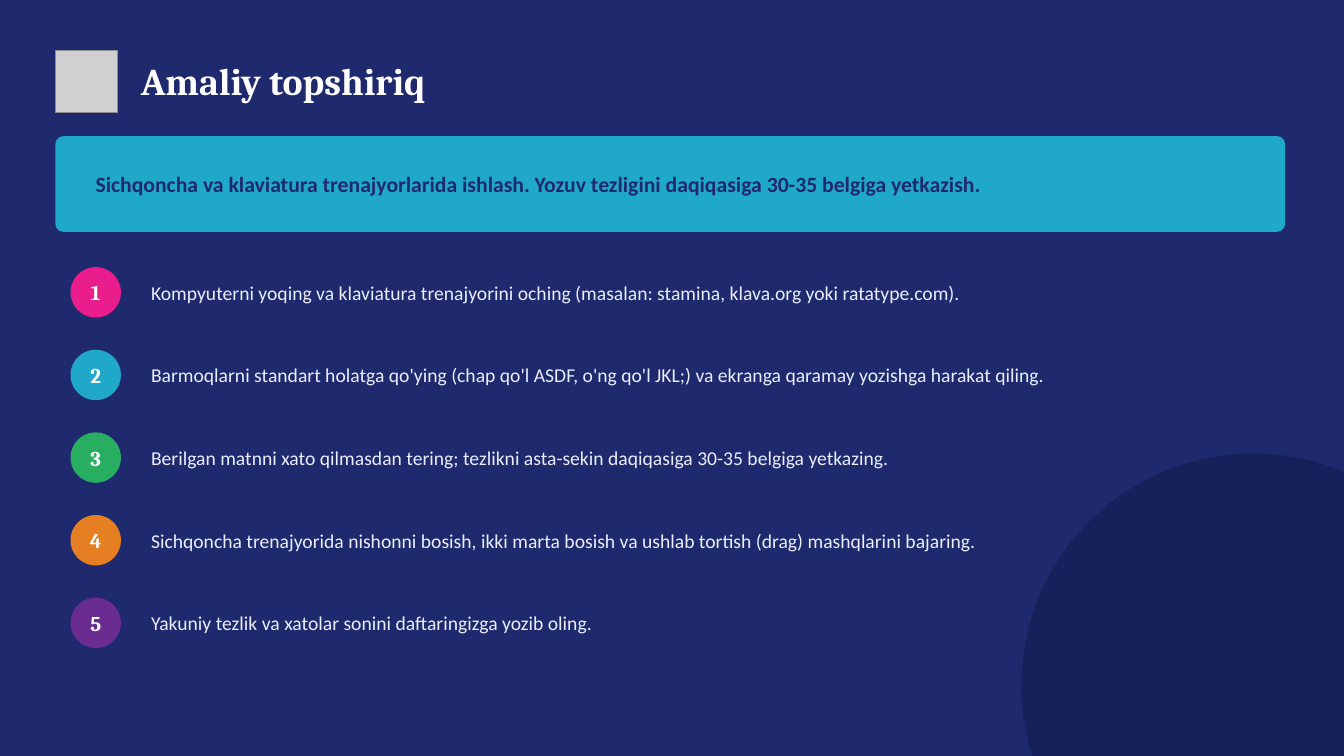
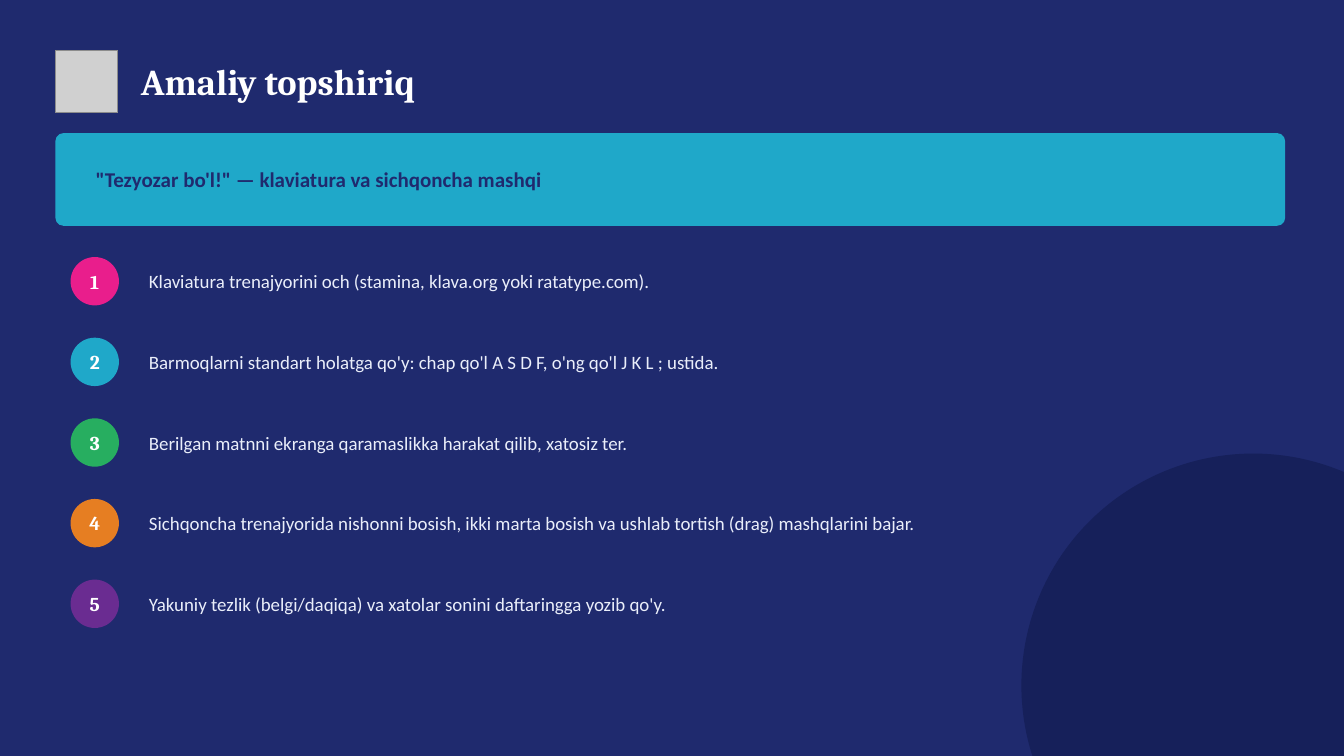
Before and after one commit to Xusanbek0039/kompyuter_savodxonligi_it_shaharcha, a slide deck: slide 5 of 01-dars - Kompyuter tuzilishi, tashqi va ichki qurilmalar/01-dars - Slayd.pptx (slide 6 before the commit). Drawn at 1344x756 pixels with LibreOffice and Linux fonts; fonts in the diff are those of the drawing; grey boxes stand for pictures. Boxes give left, top, right and bottom in pixels: in the first picture for what was removed or moved away, otherwise in the second. Text is boxed around its words. In the diff, an @@ line names an element or a change of style, - is before the commit and + after.

```diff
--- a/01-dars - Kompyuter tuzilishi, tashqi va ichki qurilmalar/01-dars - Slayd.pptx
+++ b/01-dars - Kompyuter tuzilishi, tashqi va ichki qurilmalar/01-dars - Slayd.pptx
@@ text "Amaliy topshiriq" at (141, 69, 415, 103): size 27 to 26 pt @@
@@ rounded rectangle: place and size @@
-rounded rectangle at (55, 136, 1286, 232)
+rounded rectangle at (55, 133, 1286, 226)
@@ rounded rectangle at (55, 133, 1286, 226): proportions changed @@
@@ text at (96, 172, 541, 190): text changed; size 15.5 to 15 pt @@
-Sichqoncha va klaviatura trenajyorlarida ishlash. Yozuv tezligini daqiqasiga 30-35 belgiga yetkazish.
+"Tezyozar bo'l!" — klaviatura va sichqoncha mashqi
@@ text at (149, 274, 649, 291): text changed; size 14 to 13.5 pt @@
-Kompyuterni yoqing va klaviatura trenajyorini oching (masalan: stamina, klava.org yoki ratatype.com).
+Klaviatura trenajyorini och (stamina, klava.org yoki ratatype.com).
@@ 2 texts, 2 ellipses: place and size @@
-2 texts, 2 ellipses at (71, 267, 121, 400)
+2 texts, 2 ellipses at (71, 257, 119, 386)
@@ text at (149, 356, 718, 373): text changed; size 14 to 13.5 pt @@
-Barmoqlarni standart holatga qo'ying (chap qo'l ASDF, o'ng qo'l JKL;) va ekranga qaramay yozishga harakat qiling.
+Barmoqlarni standart holatga qo'y: chap qo'l A S D F, o'ng qo'l J K L ; ustida.
@@ text at (149, 437, 627, 454): text changed; size 14 to 13.5 pt @@
-Berilgan matnni xato qilmasdan tering; tezlikni asta-sekin daqiqasiga 30-35 belgiga yetkazing.
+Berilgan matnni ekranga qaramaslikka harakat qilib, xatosiz ter.
@@ 2 texts, 2 ellipses: place and size @@
-2 texts, 2 ellipses at (71, 433, 121, 566)
+2 texts, 2 ellipses at (71, 418, 119, 547)
@@ text at (149, 516, 914, 534): text changed; size 14 to 13.5 pt @@
-Sichqoncha trenajyorida nishonni bosish, ikki marta bosish va ushlab tortish (drag) mashqlarini bajaring.
+Sichqoncha trenajyorida nishonni bosish, ikki marta bosish va ushlab tortish (drag) mashqlarini bajar.
@@ size 15 to 14 pt in 5 elements at (90, 276, 99, 289), (90, 355, 100, 369), (90, 436, 100, 450), (89, 516, 100, 530), (90, 598, 100, 611) @@
@@ text "5": place and size @@
-text "5" at (90, 617, 101, 631)
+text "5" at (90, 598, 100, 611)
@@ ellipse: place and size @@
-ellipse at (71, 598, 121, 648)
+ellipse at (71, 580, 119, 628)
@@ text at (149, 597, 666, 615): text changed; size 14 to 13.5 pt @@
-Yakuniy tezlik va xatolar sonini daftaringizga yozib oling.
+Yakuniy tezlik (belgi/daqiqa) va xatolar sonini daftaringga yozib qo'y.
```
Also in this commit, not shown: 3 other slides changed, 2 slides added, 3 slides removed, 31 other files.
